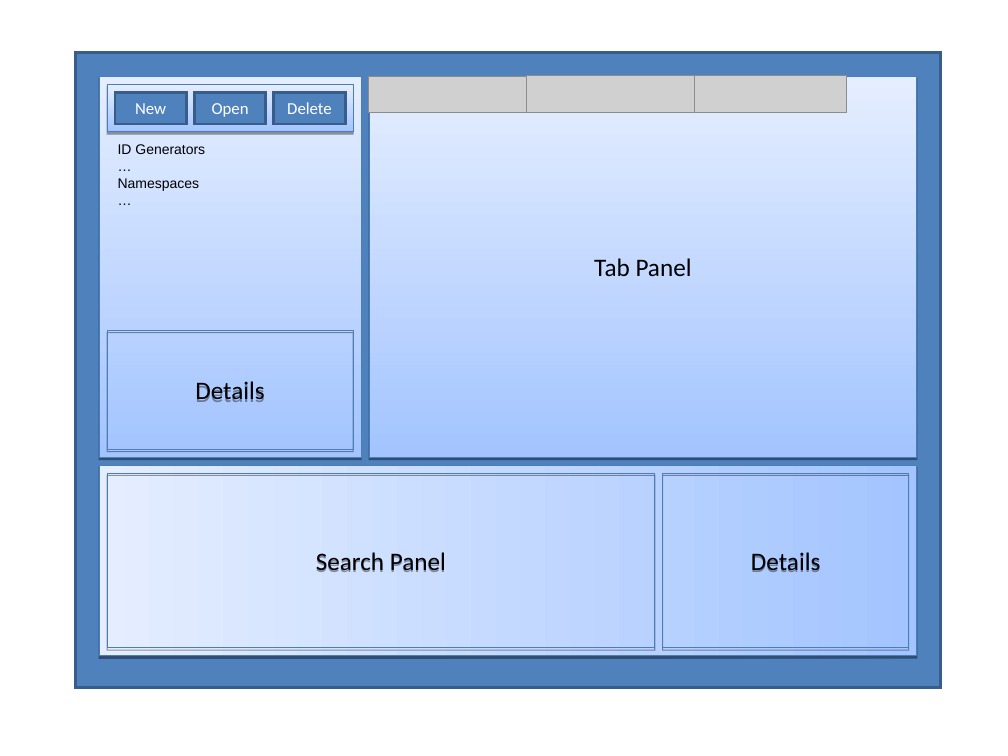
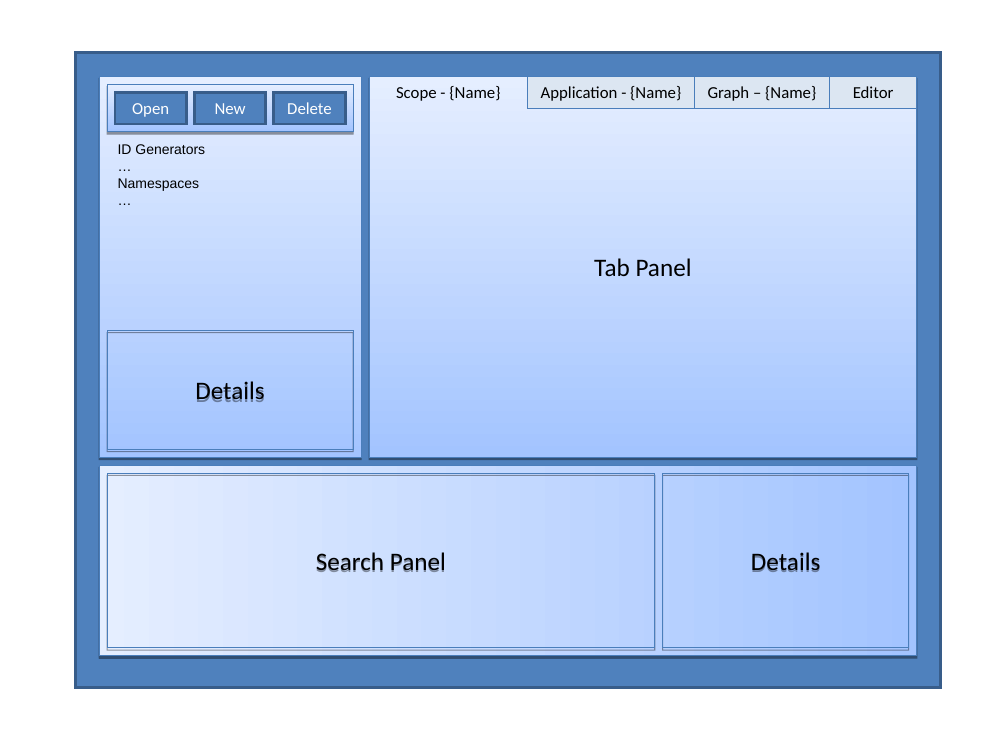
Before and after one commit to heyena/iring-tools, a slide deck: slide 1 of trunk/Documentation/RefDataManager.ppt. Drawn at 1008x756 pixels with LibreOffice and Linux fonts; fonts in the diff are those of the drawing; grey boxes stand for pictures. Boxes give left, top, right and bottom in pixels: in the first picture for what was removed or moved away, otherwise in the second. Text is boxed around its words. In the diff, an @@ line names an element or a change of style, - is before the commit and + after.

Commit message:
Initial Data Editor Design

```diff
--- a/trunk/Documentation/RefDataManager.ppt
+++ b/trunk/Documentation/RefDataManager.ppt
@@ picture removed at bbox=[369, 77, 527, 113] @@
@@ text added at bbox=[396, 86, 500, 101], 12 pt, text #000000 @@
+Scope - {Name}
@@ picture removed at bbox=[527, 76, 696, 113] @@
@@ rectangle added at bbox=[528, 77, 695, 109], fill #DCE6F2, outline #4A7EBB 0.74 pt, 12 pt, text #000000 @@
+Application - {Name}
@@ picture removed at bbox=[695, 76, 847, 113] @@
@@ rectangle added at bbox=[695, 77, 830, 109], fill #DCE6F2, outline #4A7EBB 0.74 pt, 12 pt, text #000000 @@
+Graph – {Name}
@@ rectangle added at bbox=[830, 77, 917, 109], fill #DCE6F2, outline #4A7EBB 0.74 pt, 12 pt, text #000000 @@
+Editor
@@ rectangle "Open": place and size @@
-rectangle "Open" at bbox=[195, 92, 266, 124]
+rectangle "Open" at bbox=[115, 92, 186, 124]
@@ rectangle "New": place and size @@
-rectangle "New" at bbox=[115, 92, 186, 124]
+rectangle "New" at bbox=[195, 92, 266, 124]
```
Also in this commit, not shown: 3 slides added, 11 slides removed.
